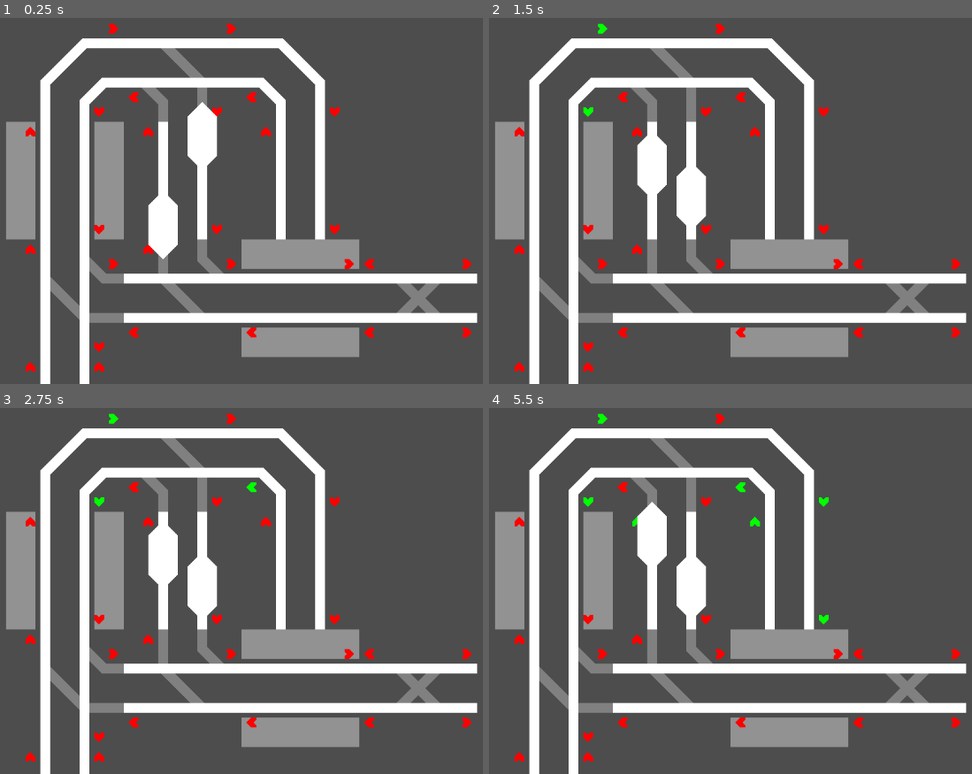
Above: before the commit, frames 1-4 (two rows, left to right).
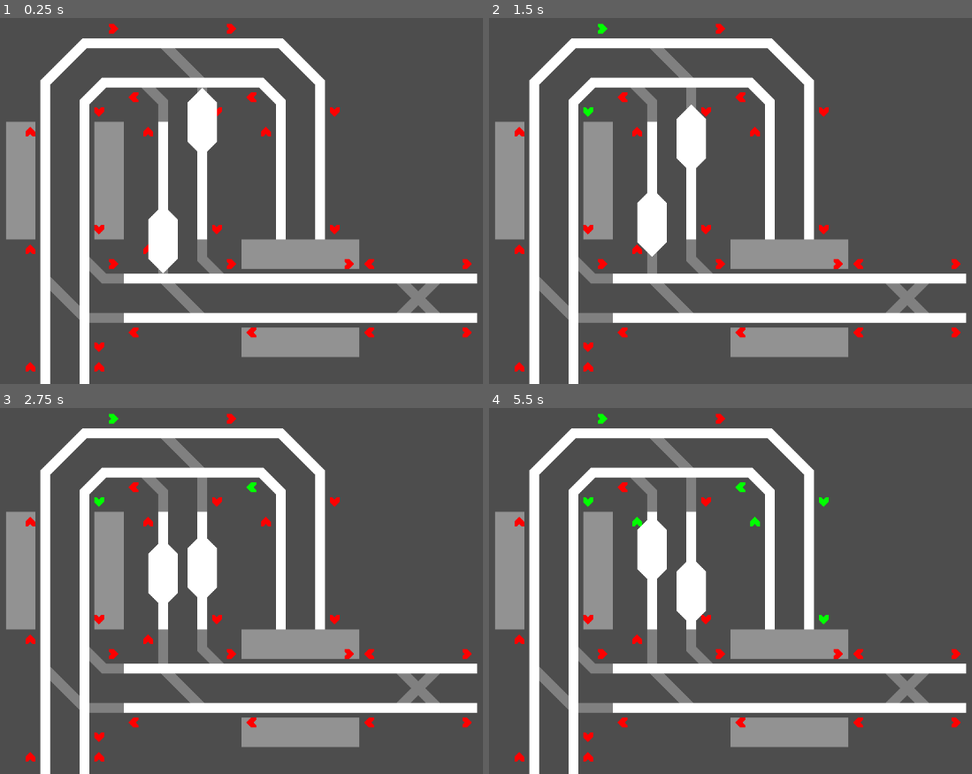
Above: after the commit, the same moments.

Repository: TurbogamesDev/signal-flow
Game: Godot game, scene res://Assets/Scenes/main.tscn
Two runs of this game, one before a commit and one after it. Both use one fixed random seed, a clock stepped at 60 frames per second and the inputs below.
Inputs (mouse positions are in pixels of both pictures, inside the frame that each line leads up to):
- Up to frame 1 (0.25 s): no input
- Up to frame 2 (1.5 s): move the mouse to (604, 28) at 0.52 s; click (604, 28) at 0.67 s; move the mouse to (590, 113) at 1.27 s; click (590, 113) at 1.42 s
- Up to frame 3 (2.75 s): move the mouse to (251, 488) at 2.02 s; click (251, 488) at 2.17 s
- Up to frame 4 (5.5 s): move the mouse to (822, 503) at 2.77 s; click (822, 503) at 2.92 s; tap Enter at 3.5, 5 s; move the mouse to (754, 521) at 3.52 s; click (754, 521) at 3.67 s; tap Space at 4.25 s; move the mouse to (822, 620) at 4.27 s; click (822, 620) at 4.42 s; move the mouse to (638, 521) at 5.02 s; click (638, 521) at 5.17 s

The runs differ from the first frame. In frame 1, 0.8% of the frame differs, in the area x 30-46%, y 19-70%; in frame 2, 2.5%, in the area x 30-46%, y 23-66%; in frame 3, 0.9%; in frame 4, 0.5%.

Commit message:
Added a proper movement system to trains

Diff:
--- a/Assets/Scenes/main.tscn
+++ b/Assets/Scenes/main.tscn
@@ -21,10 +21,12 @@
 position = Vector2(-432, 0)
 currentTrainTrackSegment = NodePath("../2_NorthToSouth_TrainTrackSegment")
 currentDirection = 1
+maxSpeed = 96.0
 
 [node name="Train2" parent="." node_paths=PackedStringArray("currentTrainTrackSegment") instance=ExtResource("2_qplxx")]
 position = Vector2(400, -8)
 currentTrainTrackSegment = NodePath("../2_NorthToSouth_TrainTrackSegment")
+maxSpeed = 96.0
 
 [node name="SouthToEast_TrainTrackSegment" parent="." node_paths=PackedStringArray("exitDirectionToNextTrainTrackSegmentMap", "entryDirectionToTrainTrackPieceMap") instance=ExtResource("7_f8o6k")]
 position = Vector2(-288, -280)
--- a/Assets/Scripts/train.gd
+++ b/Assets/Scripts/train.gd
@@ -10,40 +10,87 @@
 
 var lastSignalSensor: SignalSensor
 
-const SPEED_PIXELS_PER_SECOND = 96
+@export var maxSpeed: float
+
+const ACCELERATION_CONSTANT_PX_S2: float = 24.0
+const DECELERATION_CONSTANT_PX_S2: float = -384.0
+
+var currentAcceleration_Px_S2: float = 0.0
+var currentSpeed_Px_S: float = 0.0
 
 func _ready() -> void:
 	currentTrainTrackSegment.trainsInTrack.append(self)
 
 	currentTrainTrackPiece = currentTrainTrackSegment.entryDirectionToTrainTrackPieceMap.get(currentDirection)
+	currentTrainTrackPiece.connectTrain(self)
 
-	while true:
-		currentDirection = currentTrainTrackSegment.directionMap.get(currentDirection)
+	currentDirection = currentTrainTrackSegment.directionMap.get(currentDirection)
 
-		await followCurrentTrainTrackPiece()
+	currentAcceleration_Px_S2 = ACCELERATION_CONSTANT_PX_S2
+
+
+func updateSpeed(delta: float):
+	currentSpeed_Px_S += currentAcceleration_Px_S2 * delta
+
+	if currentSpeed_Px_S > maxSpeed:
+		currentAcceleration_Px_S2 = 0
+
+		currentSpeed_Px_S = maxSpeed
+
+	if currentSpeed_Px_S < 0.0:
+		currentAcceleration_Px_S2 = 0
+
+		currentSpeed_Px_S = 0.0
+
+func updatePosition(delta: float) -> bool:
+	if delta > 0.1:
+		delta = 0.1
+
+	print(delta)
+	print(currentSpeed_Px_S)
+
+	var pixels_left_to_cover = currentSpeed_Px_S * delta
+
+	var length_of_first_track_piece = currentTrainTrackPiece.getTotalLength()
+	var remaining_length_of_first_track_piece = length_of_first_track_piece - currentTrainTrackPiece.pathFollow2D.progress
+
+	if remaining_length_of_first_track_piece > pixels_left_to_cover:
+		moveByProgressPxOfPathFollow2D(pixels_left_to_cover)
+
+		print("moving by %f" % pixels_left_to_cover)
+
+	else:
+		moveByProgressPxOfPathFollow2D(remaining_length_of_first_track_piece)
+
+		pixels_left_to_cover -= remaining_length_of_first_track_piece
 
 		var successful = changeToNextTrainTrackSegment()
 
-		# print(successful)
+		if not successful:
+			return false
 
-		if not successful:
-			break
+		moveByProgressPxOfPathFollow2D(pixels_left_to_cover)
 
-func followCurrentTrainTrackPiece():
-	currentTrainTrackPiece.connectTrain(self)
+	return true
 
-	var length_of_track_piece = currentTrainTrackPiece.getTotalLength()
 
-	currentTween = get_tree().create_tween()
-	currentTween.tween_property(currentTrainTrackPiece.pathFollow2D, "progress_ratio", 1.0, length_of_track_piece / SPEED_PIXELS_PER_SECOND)
 
-	await currentTween.finished
+func moveByProgressPxOfPathFollow2D(progress_px: float):
+	var path_follow_2d = currentTrainTrackPiece.pathFollow2D
 
+	path_follow_2d.progress += progress_px
+
+func _process(delta: float) -> void:
+	updateSpeed(delta)
+
+	updatePosition(delta)
+
+
+func changeToNextTrainTrackSegment() -> bool:
 	currentTrainTrackPiece.disconnectTrain()
 
-	currentTrainTrackPiece.pathFollow2D.progress_ratio = 0
+	currentTrainTrackPiece.pathFollow2D.progress = 0.0
 
-func changeToNextTrainTrackSegment() -> bool:
 	currentTrainTrackSegment.trainsInTrack.erase(self)
 
 	var nextTrainTrackSegment = currentTrainTrackSegment.exitDirectionToNextTrainTrackSegmentMap.get(currentDirection)
@@ -55,6 +102,10 @@
 	currentTrainTrackPiece = currentTrainTrackSegment.entryDirectionToTrainTrackPieceMap.get(currentDirection)
 
 	currentTrainTrackSegment.trainsInTrack.append(self)
+
+	currentTrainTrackPiece.connectTrain(self)
+
+	currentDirection = currentTrainTrackSegment.directionMap.get(currentDirection)
 
 	return true
 
@@ -77,13 +128,11 @@
 	if train_signal.proceed:
 		return
 
-	if currentTween:
-		currentTween.pause()
+	currentAcceleration_Px_S2 = DECELERATION_CONSTANT_PX_S2
 
 	await train_signal.changed
 
-	if currentTween:
-		currentTween.play()
+	currentAcceleration_Px_S2 = ACCELERATION_CONSTANT_PX_S2
 
 func _on_collision_detector_area_entered(area: Area2D) -> void:
 	print("area2d detected")
